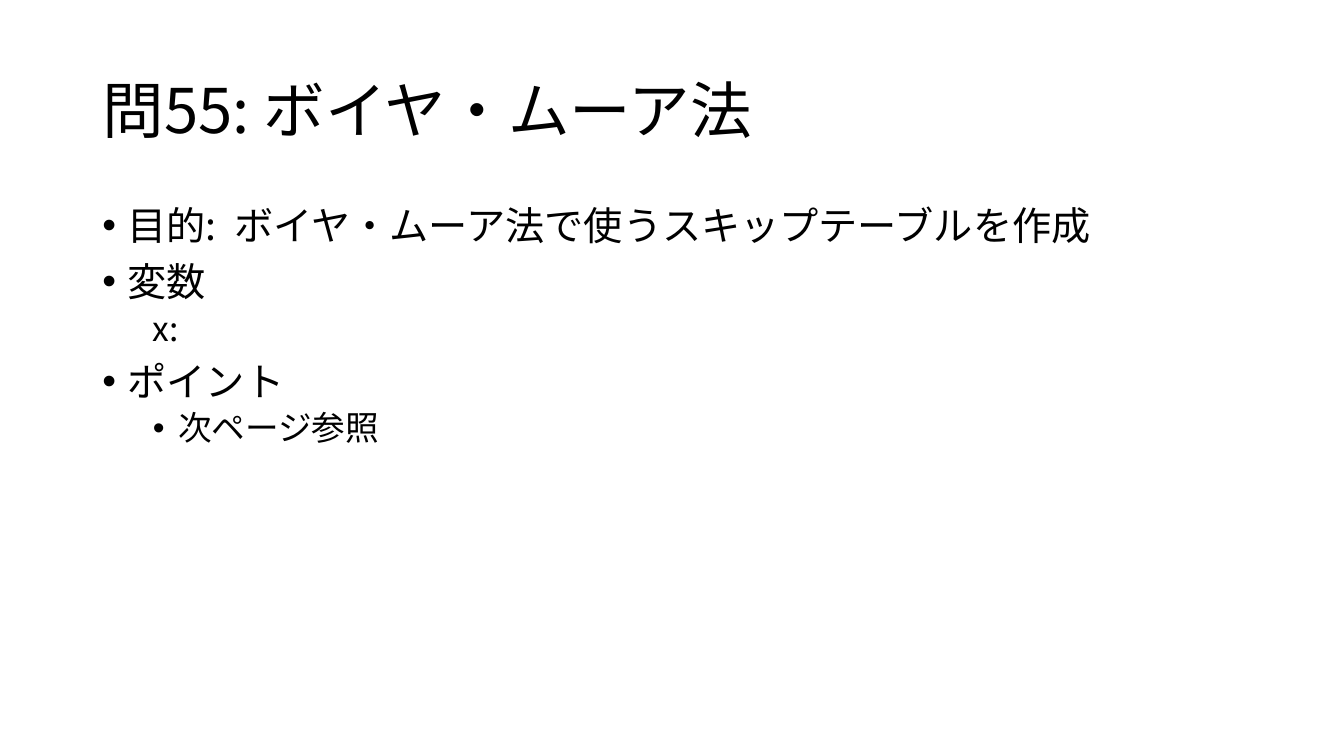
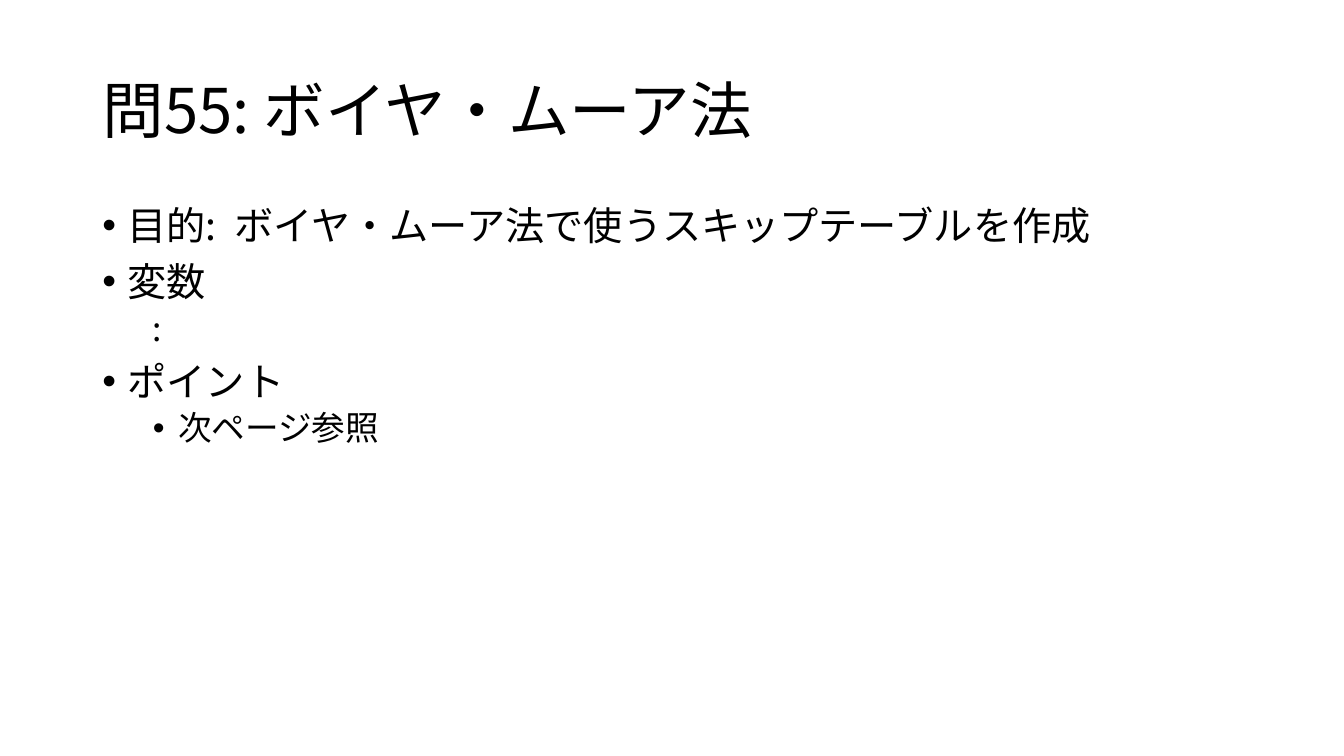
Before and after one commit to osamu377/FromZero, a slide deck: slide 10 of 問題集/問51-55.pptx. Drawn at 1344x756 pixels with LibreOffice and Linux fonts; fonts in the diff are those of the drawing. Boxes give left, top, right and bottom in pixels: in the first picture for what was removed or moved away, otherwise in the second. Text is boxed around its words. In the diff, an @@ line names an element or a change of style, - is before the commit and + after.

```diff
--- a/問題集/問51-55.pptx
+++ b/問題集/問51-55.pptx
@@ text at (153, 322, 179, 342): text changed @@
-  x:
+  :
```
Also in this commit, not shown: 1 other slide changed, 7 other files.
